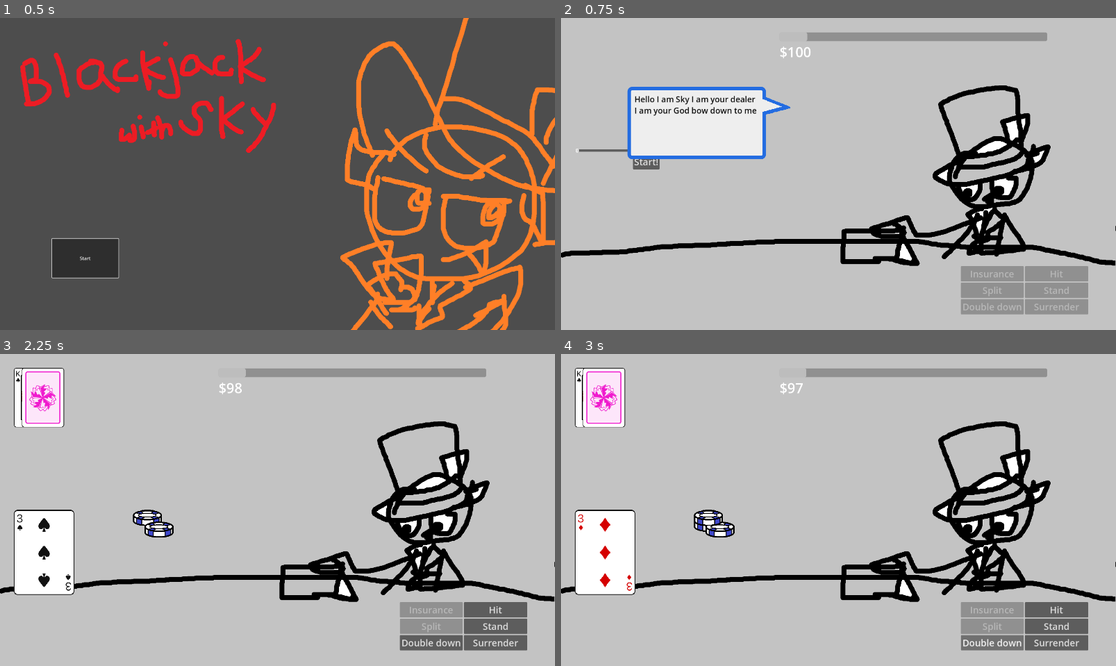
Above: before the commit, frames 1-4 (two rows, left to right).
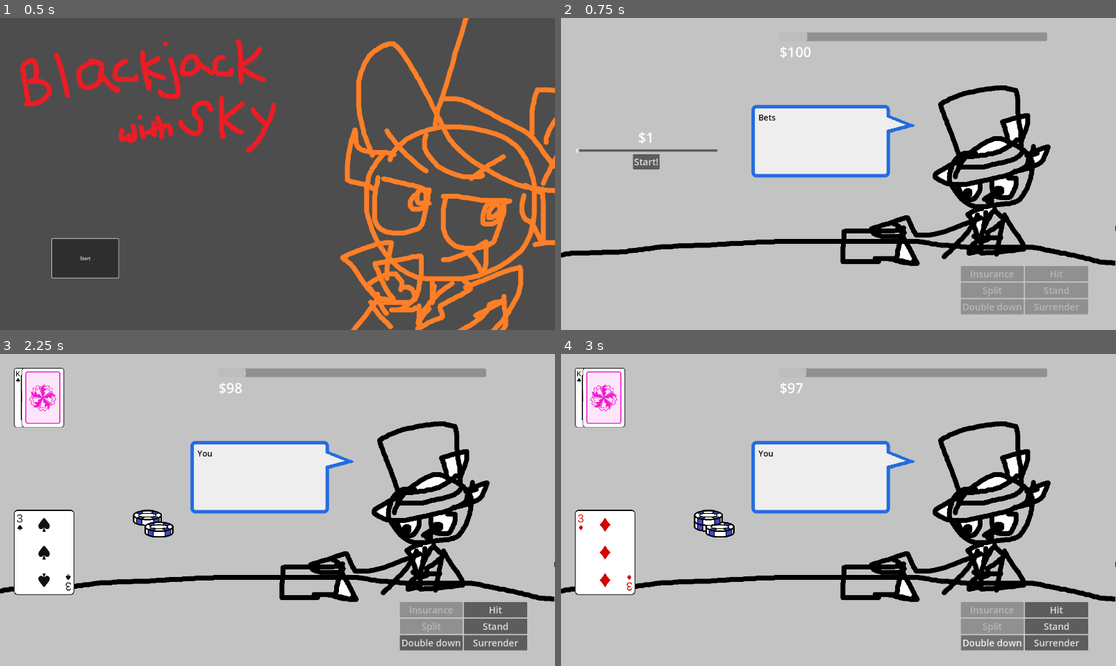
Above: after the commit, the same moments.

Repository: Tofutush/blackjack-with-sky
Game: Godot game, scene res://scenes/Start/Start.tscn
Two runs of this game, one before a commit and one after it. Both use one fixed random seed, a clock stepped at 60 frames per second and the inputs below.
Inputs:
- Up to frame 1 (0.5 s): no input
- Up to frame 2 (0.75 s): click "Start" at 0.5 s
- Up to frame 3 (2.25 s): click "Start!" at 1.25 s; click "Split" at 2 s
- Up to frame 4 (3 s): click "Double down" at 2.75 s

Frame 1 is identical in both runs. In frame 2, 11% of the frame differs, in the area x 11-64%, y 22-52%; in frame 3, 6.0%; in frame 4, 6.0%.

Commit message:
SKY IS TALKING

Diff:
--- a/scenes/Dialog/dialog.gd
+++ b/scenes/Dialog/dialog.gd
@@ -23,6 +23,7 @@
 		return
 	isDialogging = true
 	rich_text_label.text = lines[currentLine]
+	show()
 	if GameManager.textAnimation:
 		isAnimating = true
 		rich_text_label.visible_characters = 0
--- a/scenes/Main/Main.tscn
+++ b/scenes/Main/Main.tscn
@@ -118,10 +118,10 @@
 [node name="Dialog" parent="." instance=ExtResource("9_r0gd4")]
 layout_mode = 1
 anchors_preset = -1
-anchor_left = 0.36302084
-anchor_top = 0.23148148
-anchor_right = 0.36302084
-anchor_bottom = 0.23148148
+anchor_left = 0.5864583
+anchor_top = 0.2898148
+anchor_right = 0.5864583
+anchor_bottom = 0.2898148
 
 [connection signal="bet_submitted" from="Bet" to="." method="_on_bet_bet_submitted"]
 [connection signal="double_down" from="PlayerButtons" to="." method="_on_player_double_down"]
--- a/scenes/Main/main.gd
+++ b/scenes/Main/main.gd
@@ -32,17 +32,22 @@
 	for child in $PlayerChipDisplays.get_children():
 		child.queue_free()
 	$Bet.startBetting(GameManager.money, "bet")
+	$Dialog.showDialog(['Bets in!'])
 
 ## this is the TRUE endGame, when all hands have been played
 func endGame() -> void:
 	print('end game')
+	$Dialog.showDialog(['Time to determine whether you won or not!'])
 	# check insurance on game end bc it carries out regardless of outcome of main game
 	if insuring:
 		# the dealer would not draw any more cards had they natural bj, so it's safe to call this
 		if dealerHand.isNaturalBlackjack():
 			print('insure bet won')
+			$Dialog.showDialog(['You bet $' + str(insuranceBet) + ' for insurance, so you won $' + str(insuranceBet * 3) + '.'])
 			GameManager.changeMoney(insuranceBet * 3)
 			$InsuranceChips.tripleChips()
+		else:
+			$Dialog.showDialog(['You lost your insurance bet of $' + str(insuranceBet) + '.'])
 	$PlayerButtons.disableButtons()
 	if dealerHand.isBusted():
 		print('dealer over, so all your hands that have not busted will win')
@@ -52,6 +57,11 @@
 				count += 1
 				GameManager.changeMoney(bet * 2)
 		print(str(count) + ' hand(s) have won')
+		if playerHands.size() == 1: $Dialog.showDialog(['I busted, so you win.'])
+		else: $Dialog.showDialog([
+			'I busted, so all your hands that are not busted will win.',
+			"That's " + str(count) + " hand" + Dialog.plural(count) + "."
+		])
 	else:
 		for i in len(playerHands):
 			if !playerHands[i].isBusted():
@@ -60,13 +70,19 @@
 					0:
 						GameManager.changeMoney(bet)
 						print('hand ' + str(i + 1) + ' push')
+						hideAllHandsButOne(i)
+						$Dialog.showDialog(['This hand pushed.'])
 					1:
 						GameManager.changeMoney(bet * 2)
 						playerChipDisplays[i].doubleChips()
 						print('hand ' + str(i + 1) + ' win')
+						hideAllHandsButOne(i)
+						$Dialog.showDialog(["This hand won."])
 					-1:
 						playerChipDisplays[i].clearChips()
 						print('hand ' + str(i + 1) + ' lose')
+						hideAllHandsButOne(i)
+						$Dialog.showDialog(["This hand lost."])
 					_:
 						push_error('somehow result is ' + str(result))
 	$ContinueButton.show()
@@ -84,6 +100,14 @@
 		$PlayerButtons.disableButton('split')
 		# you can only buy insurance at the very start
 		$PlayerButtons.disableButton('insurance')
+
+		$Dialog.showDialog(["You are now playing hand " + str(playerIdx + 1)])
+
+## hide all hands but one
+func hideAllHandsButOne(index: int):
+	for i in playerHands.size():
+		if i == index: playerDeckDisplays[i].show()
+		else: playerDeckDisplays[i].hide()
 
 func _on_continue_button_pressed() -> void:
 	newGame()
@@ -138,6 +162,7 @@
 	# check natural blackjack
 	if playerHands[0].isNaturalBlackjack():
 		print('natural blackjack! you win!')
+		$Dialog.showDialog('Natural blackjack! You win!')
 		GameManager.changeMoney(floor(bet * 1.5))
 		endGame()
 		return
@@ -185,6 +210,7 @@
 	checkSplit()
 	if playerHands[playerIdx].isBusted():
 		print('you bust! you lose!')
+		$Dialog.showDialog(['You bust! You lose!'])
 		playerChipDisplays[playerIdx].clearChips()
 		endHand()
 
@@ -201,6 +227,7 @@
 	$PlayerButtons.disableButtons()
 	if playerHands[playerIdx].isBusted():
 		print('you bust! you lose!')
+		$Dialog.showDialog(['You bust! You lose!'])
 		endHand()
 		return
 	endHand()
@@ -249,11 +276,14 @@
 
 	$PlayerButtons.disableButton('split')
 
+	$Dialog.showDialog(['You are now playing hand 1.'])
+
 ## dealer draws. called every time to flip the back card, later skipped if all hands bust
 func dealerDrawLoop() -> void:
 	$DealerDeckDisplay.turnLastBackCard()
-	if !playerHands.all(func(hand: Deck): hand.isBusted()):
+	if !playerHands.all(func(hand: Deck): return hand.isBusted()):
 		# dealer don't draw if all hands bust
+		$Dialog.showDialog(["It's my turn to draw."])
 		print('dealer drawing')
 		while not dealerHand.isEndForDealer():
 			dealerHand.addCard(mainDeck.drawRandom())
